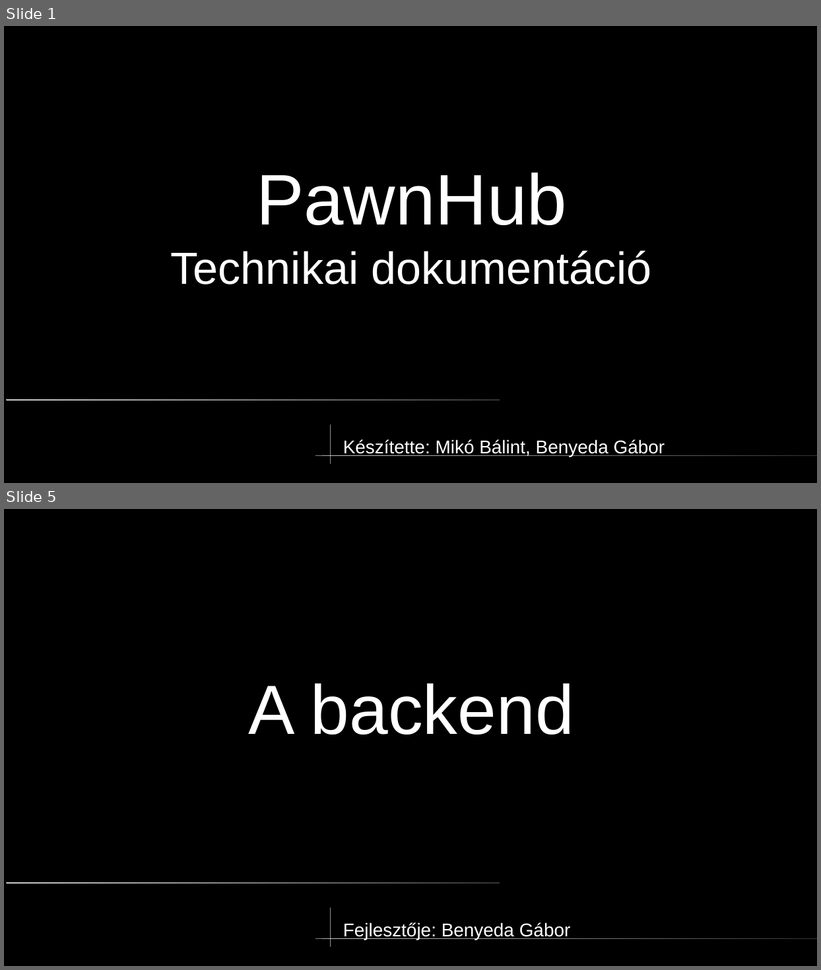
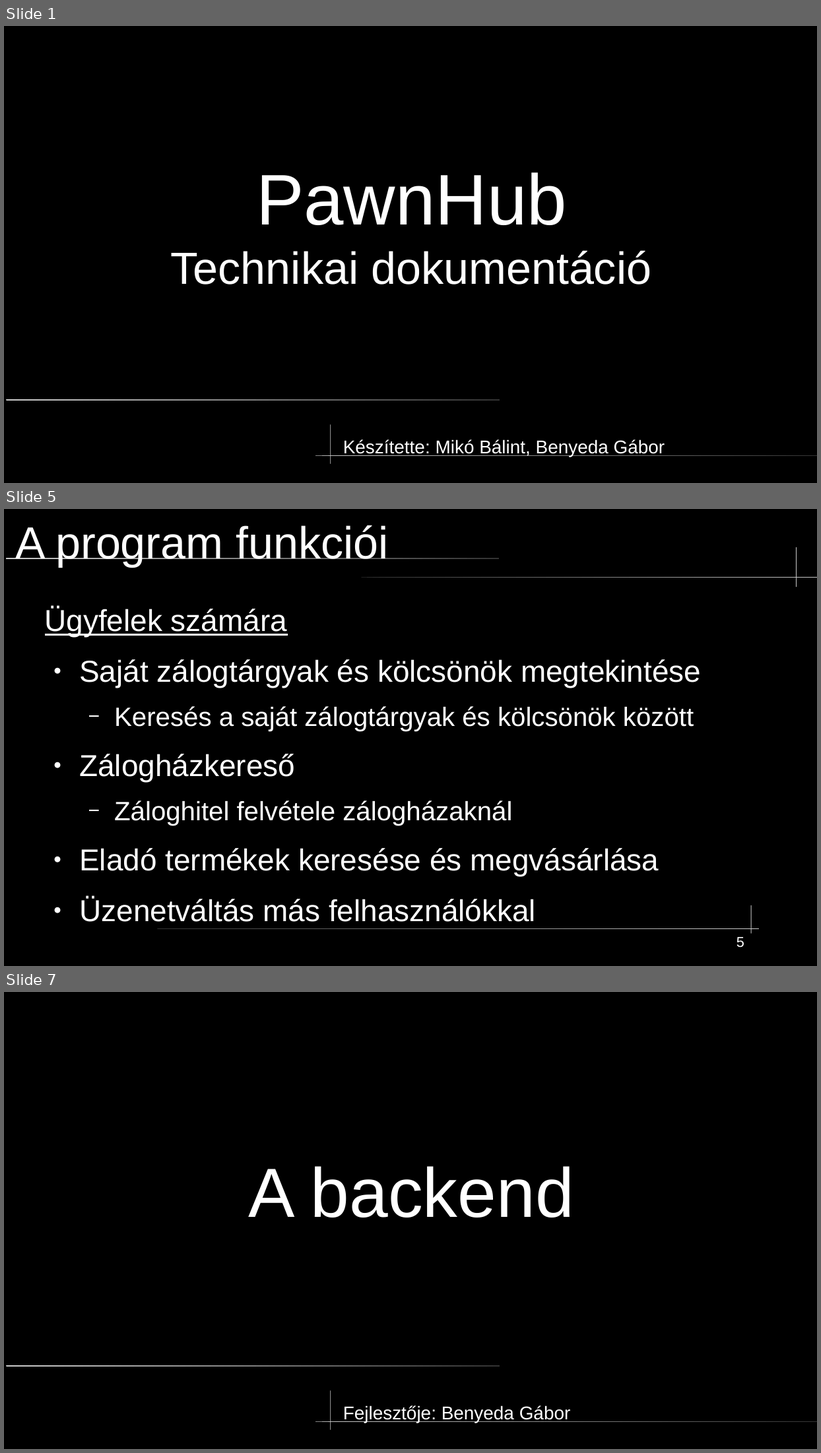
Before and after one commit to mikobalint-szbi/PawnHub, a slide deck: [Developer]/PPT/technikai prezentáció.odp. Shown one above the other, each under a label of ours: slides 1 and 5 before the commit, slides 1, 5 and 7 after it; the slides between them are not shown. The pictures are 821x970 and 821x1453 pixels, drawn with LibreOffice and Linux fonts; fonts in the diff are those of the drawing. Boxes give left, top, right and bottom in pixels: in the first picture for what was removed or moved away, otherwise in the second. Text is boxed around its words. In the diff, an @@ line names an element or a change of style, - is before the commit and + after.

```diff
--- a/[Developer]/PPT/technikai prezentáció.odp
+++ b/[Developer]/PPT/technikai prezentáció.odp
@@ slide 5 added at <box>4,509,817,966</box>, background #000000 @@
@@ title added at <box>16,525,388,567</box>, 44 pt, text #FFFFFF @@
+A program funkciói
@@ freeform shape added at <box>797,547,797,588</box>, fill #CCCCCC @@
@@ rounded rectangle added at <box>5,558,499,559</box>, fill gradient #CCCCCC to #333333 @@
@@ rounded rectangle added at <box>362,577,817,578</box>, fill gradient #333333 to #CCCCCC @@
@@ text added at <box>45,607,701,922</box>, 29.6 pt, text #FFFFFF @@
+Ügyfelek számára
+● Saját zálogtárgyak és kölcsönök megtekintése
+  − Keresés a saját zálogtárgyak és kölcsönök között
+● Zálogházkereső
+  − Záloghitel felvétele zálogházaknál
+● Eladó termékek keresése és megvásárlása
+● Üzenetváltás más felhasználókkal
@@ freeform shape added at <box>752,906,752,934</box>, fill #CCCCCC @@
@@ rounded rectangle added at <box>158,929,760,929</box>, fill gradient #333333 to #CCCCCC @@
@@ page number added at <box>737,937,745,948</box>, 14 pt, text #FFFFFF @@
+5
@@ what was slide 5 is now slide 7 @@
```
Also in this commit, not shown: 6 slides changed, 10 other slides added, 2 slides removed.
